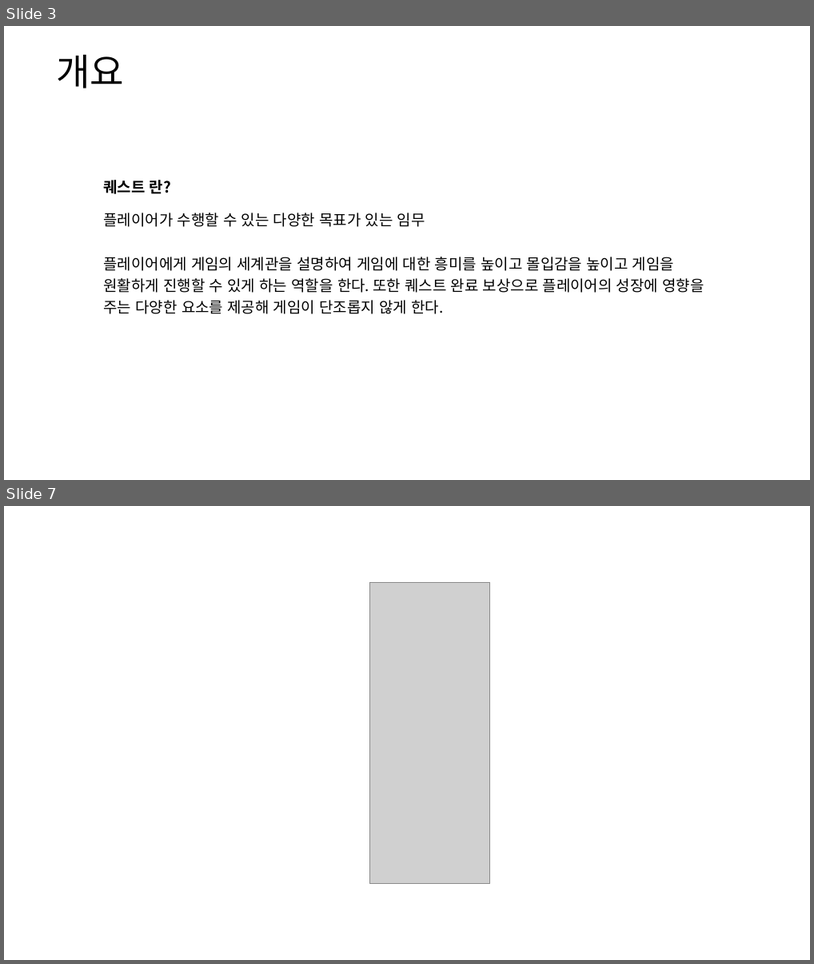
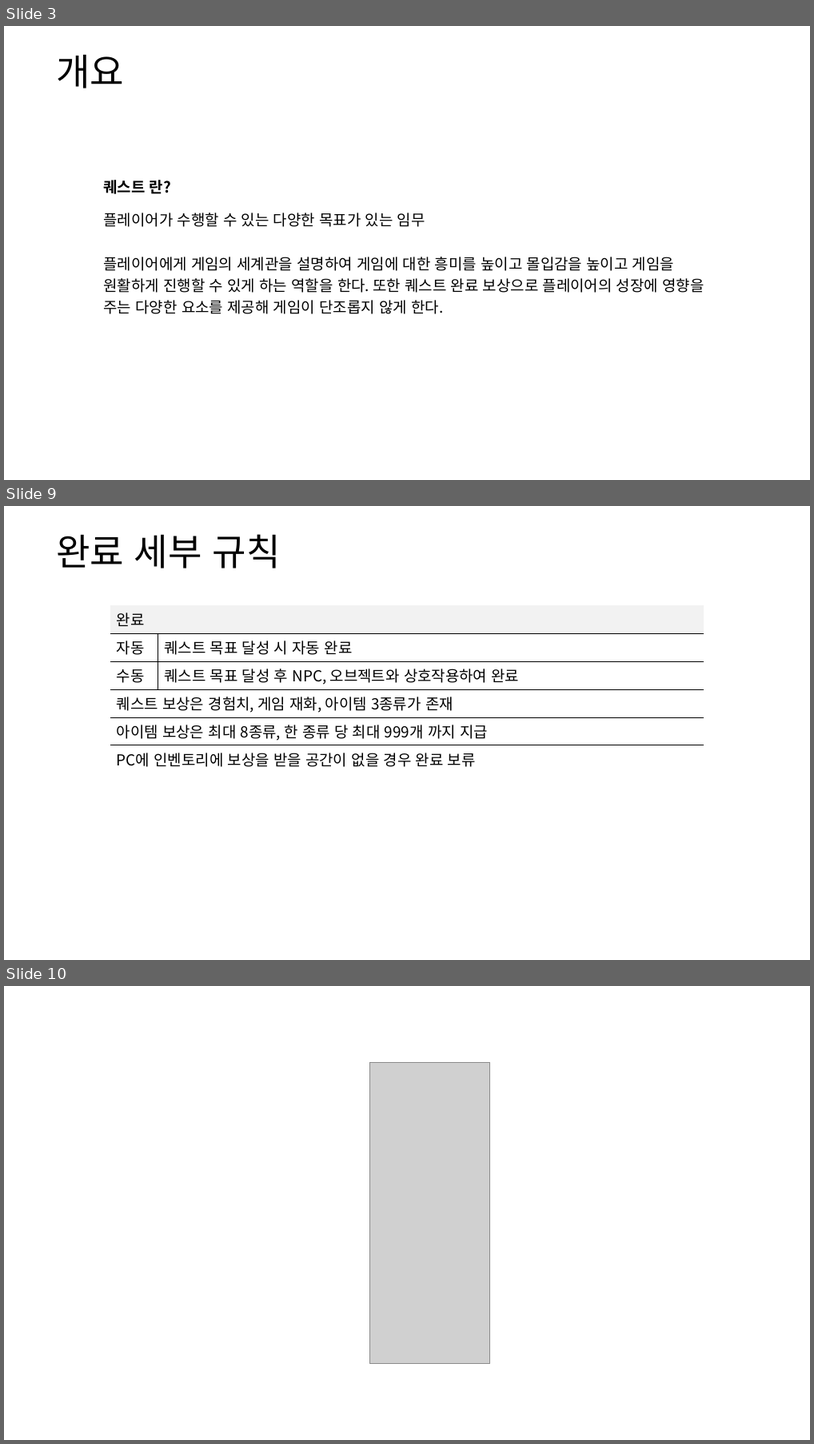
Before and after one commit to yjk0401/unityenginebasic_9th, a slide deck: 기획/방랑엽사전/퀘스트 시스템 기획서.pptx. Shown one above the other, each under a label of ours: slides 3 and 7 before the commit, slides 3, 9 and 10 after it; the slides between them are not shown. The pictures are 814x964 and 814x1444 pixels, drawn with LibreOffice and Linux fonts; fonts in the diff are those of the drawing; grey boxes stand for pictures. Boxes give left, top, right and bottom in pixels: in the first picture for what was removed or moved away, otherwise in the second. Text is boxed around its words. In the diff, an @@ line names an element or a change of style, - is before the commit and + after.

```diff
--- a/기획/방랑엽사전/퀘스트 시스템 기획서.pptx
+++ b/기획/방랑엽사전/퀘스트 시스템 기획서.pptx
@@ slide 9 added at [4,506,810,960], background #FFFFFF @@
@@ text added at [56,534,281,568], 44 pt, text #000000 @@
+완료 세부 규칙
@@ table added at [110,605,704,770], 6 rows, 2 columns @@
+완료 | 
+자동 | 퀘스트 목표 달성 시 자동 완료
+수동 | 퀘스트 목표 달성 후 NPC, 오브젝트와 상호작용하여 완료
+퀘스트 보상은 경험치, 게임 재화, 아이템 3종류가 존재 | 
+아이템 보상은 최대 8종류, 한 종류 당 최대 999개 까지 지급 | 
+PC에 인벤토리에 보상을 받을 공간이 없을 경우 완료 보류 | 
@@ what was slide 7 is now slide 10 @@
```
Also in this commit, not shown: 3 slides changed, 2 other slides added, 3 other files.
